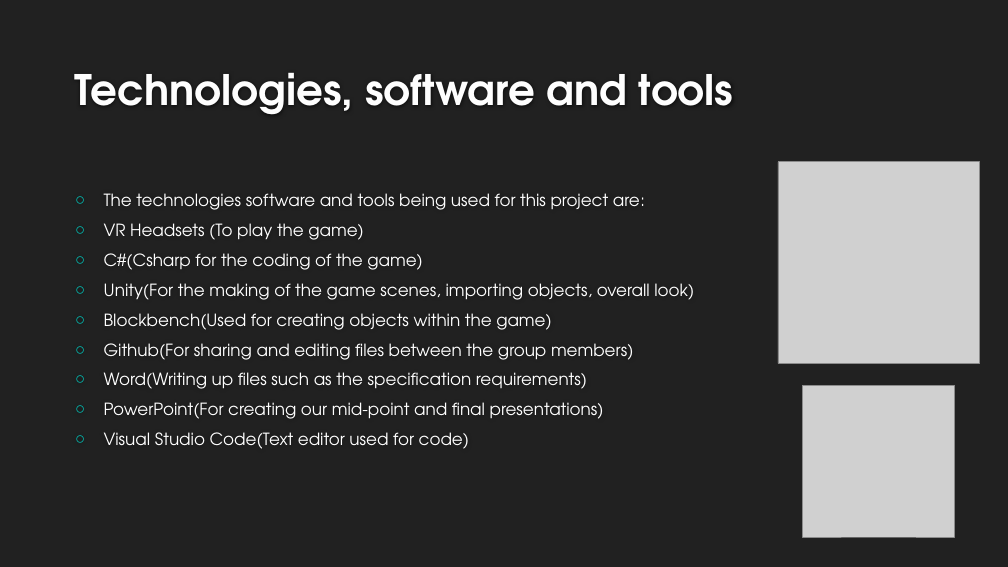
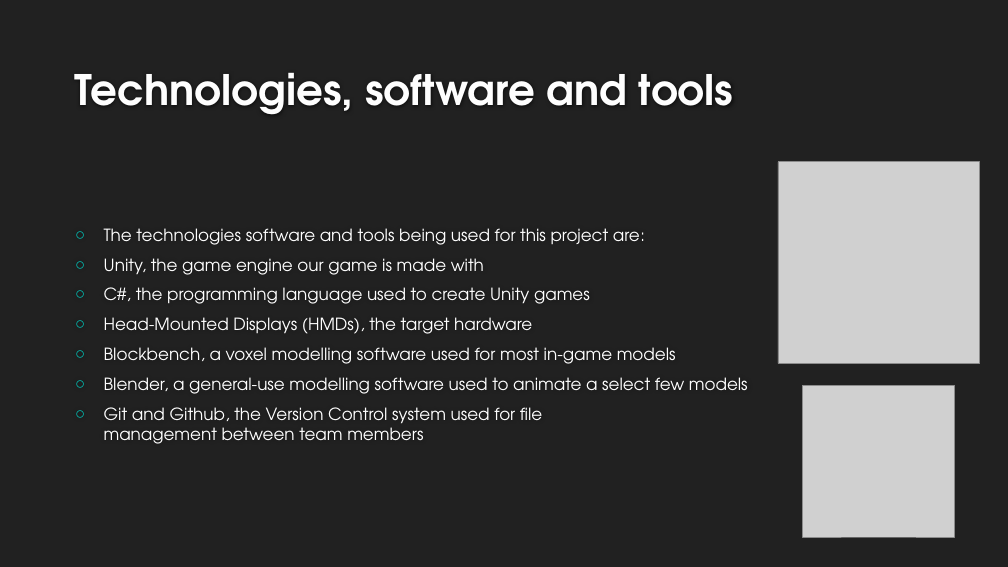
Before and after one commit to TomatechGames/Cooktastrophe, a slide deck: slide 5 of External/Documentation/Mid-pointPresFinal.pptx. Drawn at 1008x567 pixels with LibreOffice and Linux fonts; fonts in the diff are those of the drawing; grey boxes stand for pictures; background and template pictures are left out. Boxes give left, top, right and bottom in pixels: in the first picture for what was removed or moved away, otherwise in the second. Text is boxed around its words. In the diff, an @@ line names an element or a change of style, - is before the commit and + after.

```diff
--- a/External/Documentation/Mid-pointPresFinal.pptx
+++ b/External/Documentation/Mid-pointPresFinal.pptx
@@ text at [104,258,748,444]: text changed @@
-○ VR Headsets (To play the game)
-○ C#(Csharp for the coding of the game)
-○ Unity(For the making of the game scenes, importing objects, overall look)
-○ Blockbench(Used for creating objects within the game)
-○ Github(For sharing and editing files between the group members)
-○ Word(Writing up files such as the specification requirements)
-○ PowerPoint(For creating our mid-point and final presentations)
-○ Visual Studio Code(Text editor used for code)
+○ Unity, the game engine our game is made with
+○ C#, the programming language used to create Unity games
+○ Head-Mounted Displays (HMDs), the target hardware
+○ Blockbench, a voxel modelling software used for most in-game models
+○ Blender, a general-use modelling software used to animate a select few models
+○ Git and Github, the Version Control system used for file
+  management between team members
```
Also in this commit, not shown: 1 other slide changed.
